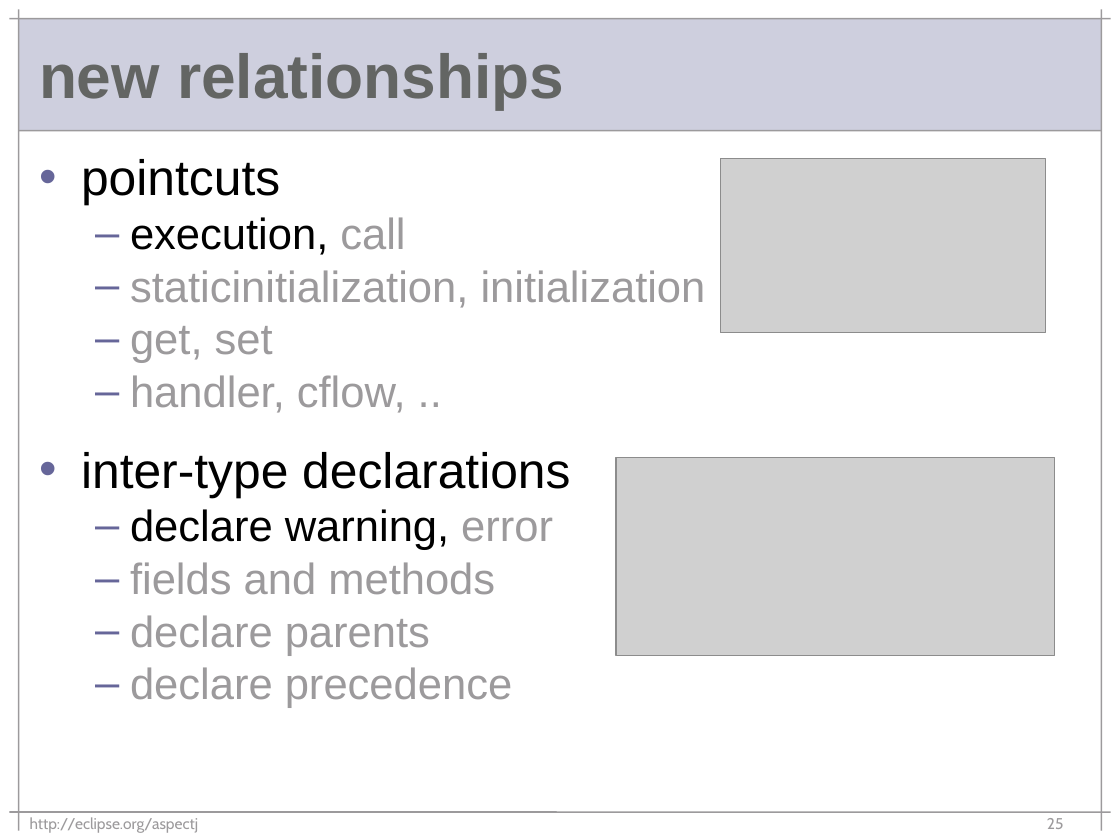
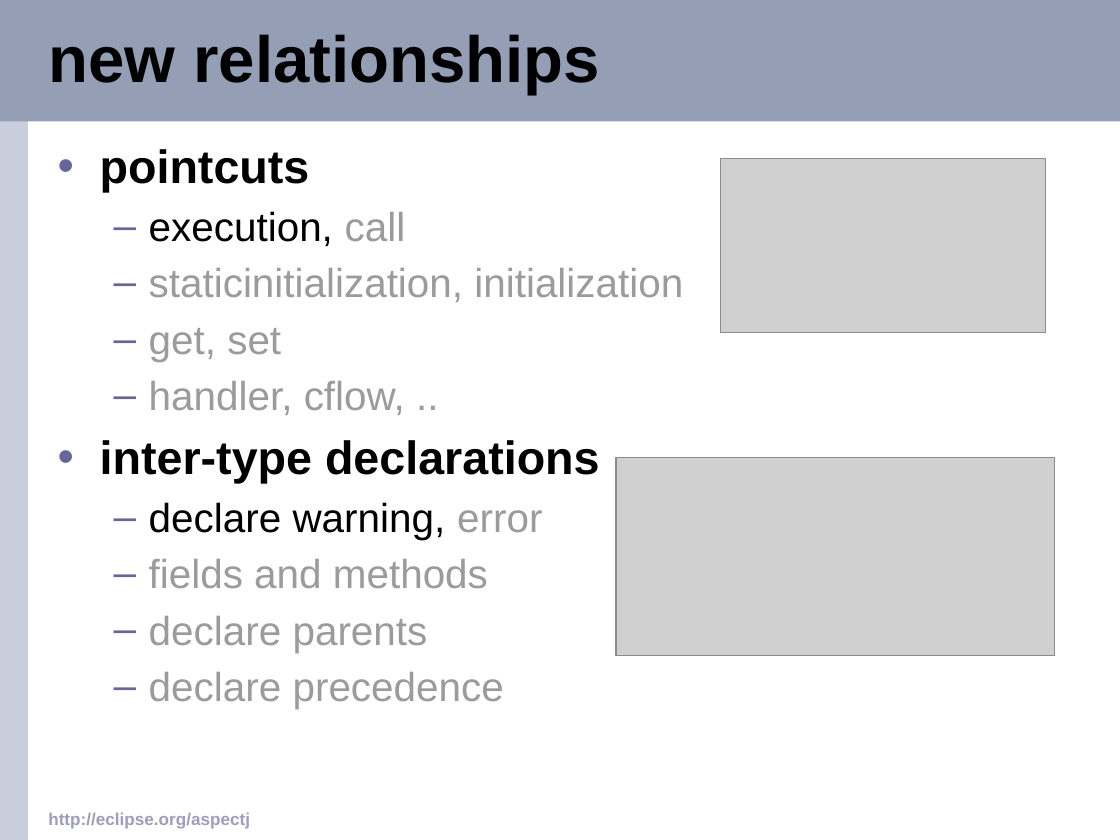
Before and after one commit to eclipse-aspectj/aspectj, a slide deck: slide 25 of docs/teaching/demos/oopsla2003-mik.ppt. Drawn at 1120x840 pixels with LibreOffice and Linux fonts; fonts in the diff are those of the drawing; grey boxes stand for pictures; background and template pictures are left out. Boxes give left, top, right and bottom in pixels: in the first picture for what was removed or moved away, otherwise in the second. Text is boxed around its words. In the diff, an @@ line names an element or a change of style, - is before the commit and + after.

```diff
--- a/docs/teaching/demos/oopsla2003-mik.ppt
+++ b/docs/teaching/demos/oopsla2003-mik.ppt
@@ rectangle: place and size @@
-rectangle at box(19, 19, 1102, 131)
+rectangle at box(0, 0, 1120, 121)
@@ rectangle at box(0, 0, 1120, 121): fill #CECFDE to #949FB6 @@
@@ rectangle added at box(0, 0, 28, 840), fill #C8CEDC @@
@@ line removed from (9, 19) to (1111, 19) @@
@@ line removed from (19, 9) to (19, 831) @@
@@ title "new relationships": place and size @@
-title "new relationships" at box(39, 53, 564, 109)
+title "new relationships" at box(48, 34, 599, 94)
@@ title "new relationships" at box(48, 34, 599, 94): size 40 to 42 pt, text colour #636563 to #000000 @@
@@ line removed from (1101, 9) to (1101, 831) @@
@@ line removed from (19, 131) to (1101, 131) @@
@@ text "pointcuts": place and size @@
-text "pointcuts" at box(81, 159, 706, 708)
+text "pointcuts" at box(100, 149, 683, 709)
@@ text "pointcuts" at box(100, 149, 683, 709): size 32 to 30 pt, bold on in "pointcuts", "inter-type declarations"; size 28 to 26 pt in "execution, call", "staticinitialization, initialization", "get, set", "handler, cflow, .." and 4 more places; less space between paragraphs; more space between paragraphs @@
@@ text "http://eclipse.org/aspectj": place and size @@
-text "http://eclipse.org/aspectj" at box(30, 817, 198, 833)
+text "http://eclipse.org/aspectj" at box(48, 813, 250, 829)
@@ text "http://eclipse.org/aspectj" at box(48, 813, 250, 829): size 10 to 11 pt, font Cabin to Arial, text colour #9C9A9C to #9D9DBD, bold on @@
@@ line removed from (9, 812) to (1111, 812) @@
@@ page number removed at box(1047, 818, 1064, 829) @@
-25
```
Also in this commit, not shown: 38 other slides changed.
